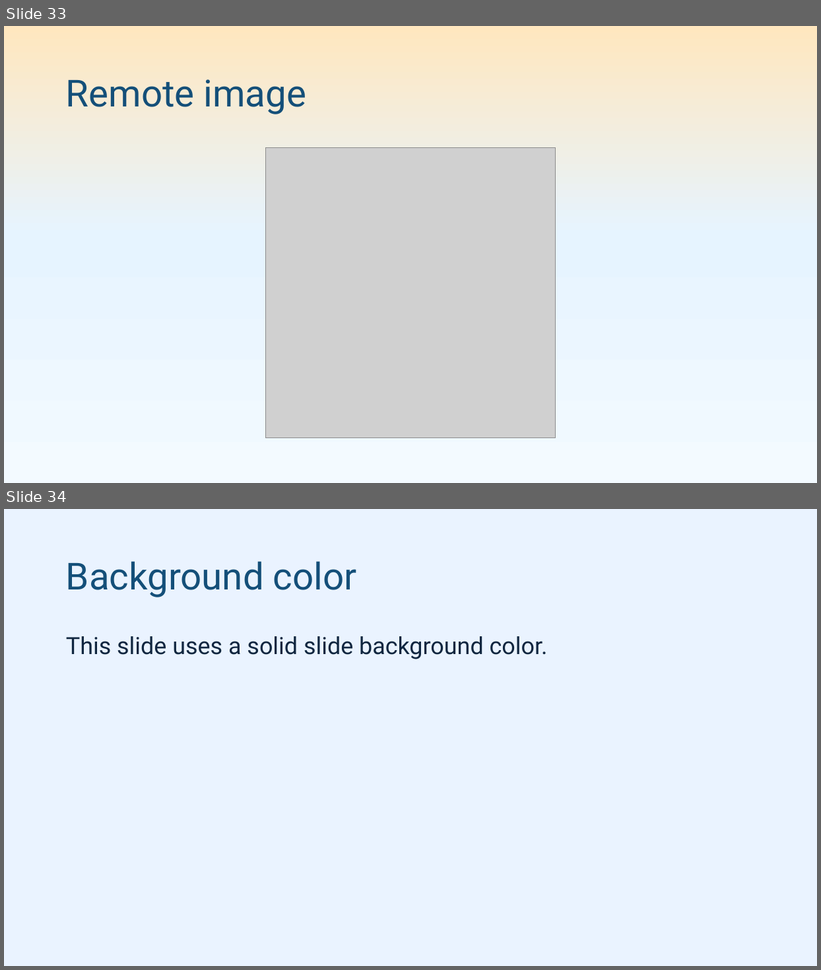
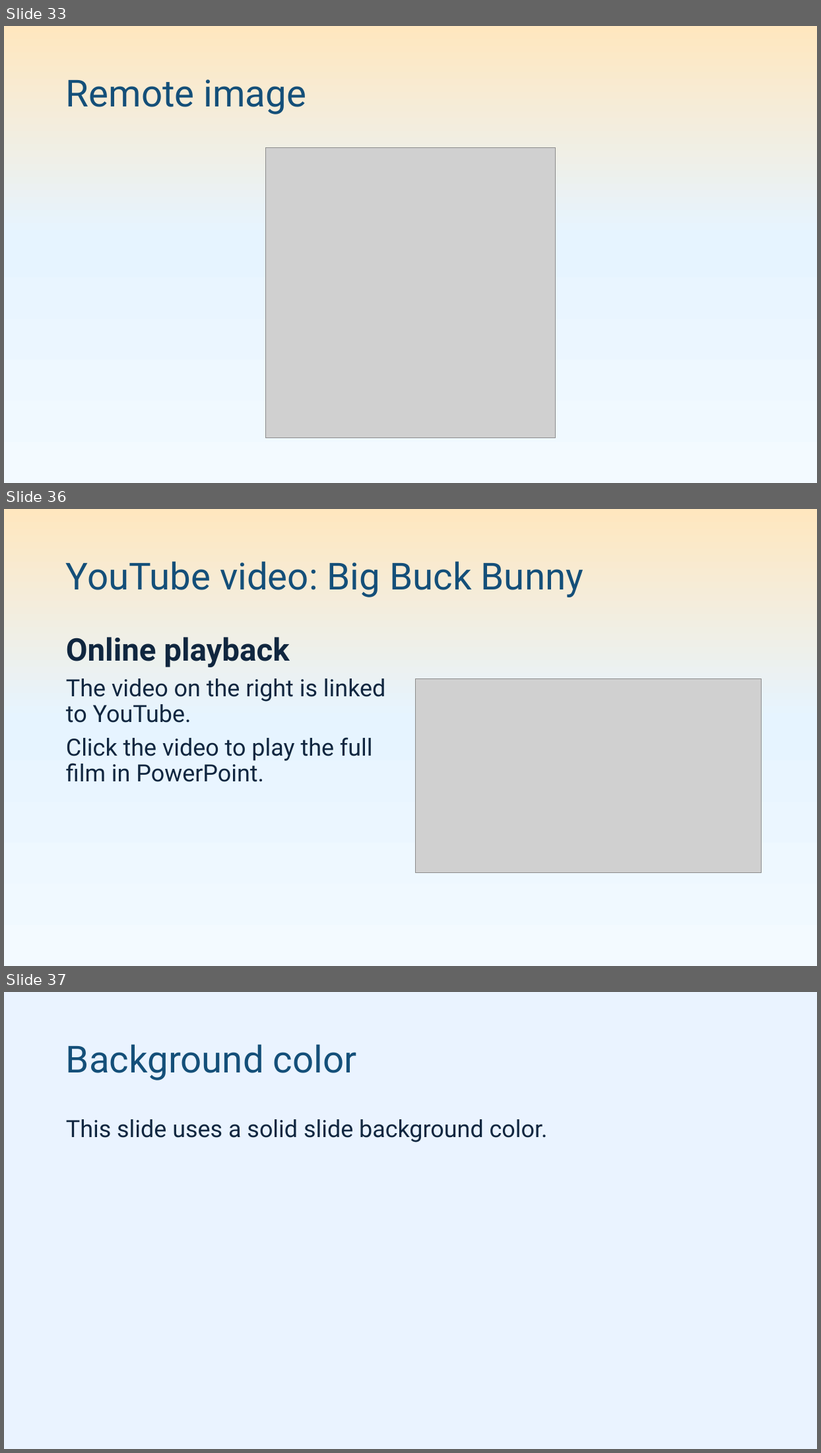
Before and after one commit to pseudosavant/markdown-pptx, a slide deck: sample/showcase.pptx. Shown one above the other, each under a label of ours: slides 33 and 34 before the commit, slides 33, 36 and 37 after it; the slides between them are not shown. The pictures are 821x970 and 821x1453 pixels, drawn with LibreOffice and Linux fonts; fonts in the diff are those of the drawing; grey boxes stand for pictures. Boxes give left, top, right and bottom in pixels: in the first picture for what was removed or moved away, otherwise in the second. Text is boxed around its words. In the diff, an @@ line names an element or a change of style, - is before the commit and + after.

```diff
--- a/sample/showcase.pptx
+++ b/sample/showcase.pptx
@@ slide 36 added at <box>4,509,817,966</box>, background gradient #F3FAFF to #E6F4FF to #FFE7BF @@
@@ title added at <box>66,561,583,597</box>, 44 pt, text #144F79 @@
+YouTube video: Big Buck Bunny
@@ text added at <box>66,637,385,782</box>, 28 pt, text #10263F @@
+Online playback
+The video on the right is linked to YouTube.
+Click the video to play the full film in PowerPoint.
@@ picture added at <box>416,679,762,873</box> @@
@@ what was slide 34 is now slide 37 @@
```
Also in this commit, not shown: 1 slide changed, 2 other slides added, 28 other files.
